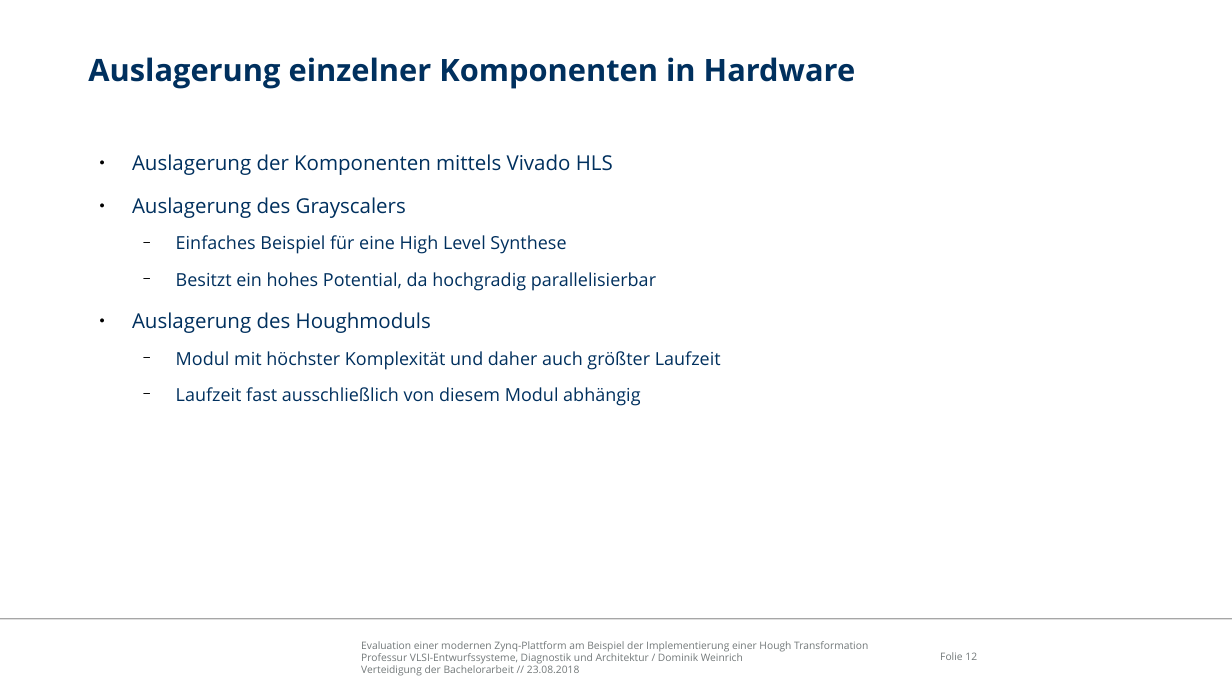
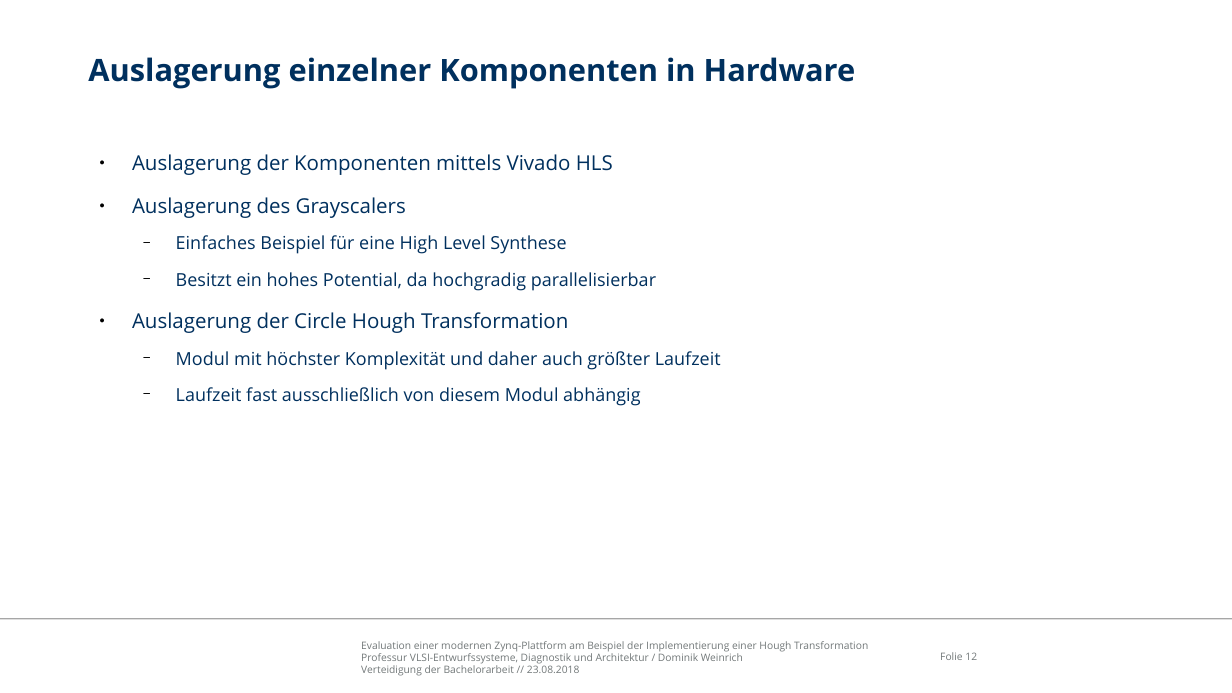
Before and after one commit to freeDom-/hough, a slide deck: slide 12 of Verteidigung/Verteidigung.odp. Drawn at 1232x693 pixels with LibreOffice and Linux fonts; fonts in the diff are those of the drawing; background and template pictures are left out. Boxes give left, top, right and bottom in pixels: in the first picture for what was removed or moved away, otherwise in the second. Text is boxed around its words. In the diff, an @@ line names an element or a change of style, - is before the commit and + after.

```diff
--- a/Verteidigung/Verteidigung.odp
+++ b/Verteidigung/Verteidigung.odp
@@ text at [132,312,568,333]: text changed @@
-● Auslagerung des Houghmoduls
+● Auslagerung der Circle Hough Transformation
```
Also in this commit, not shown: 4 other slides changed, 1 other file.
